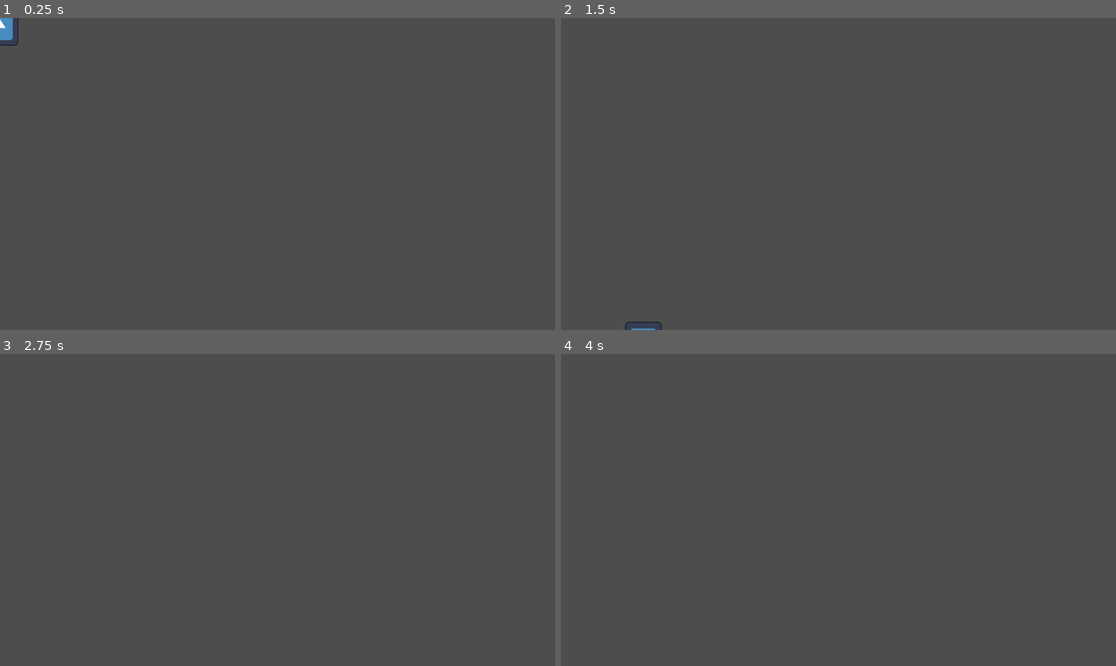
Above: before the commit, frames 1-4 (two rows, left to right).
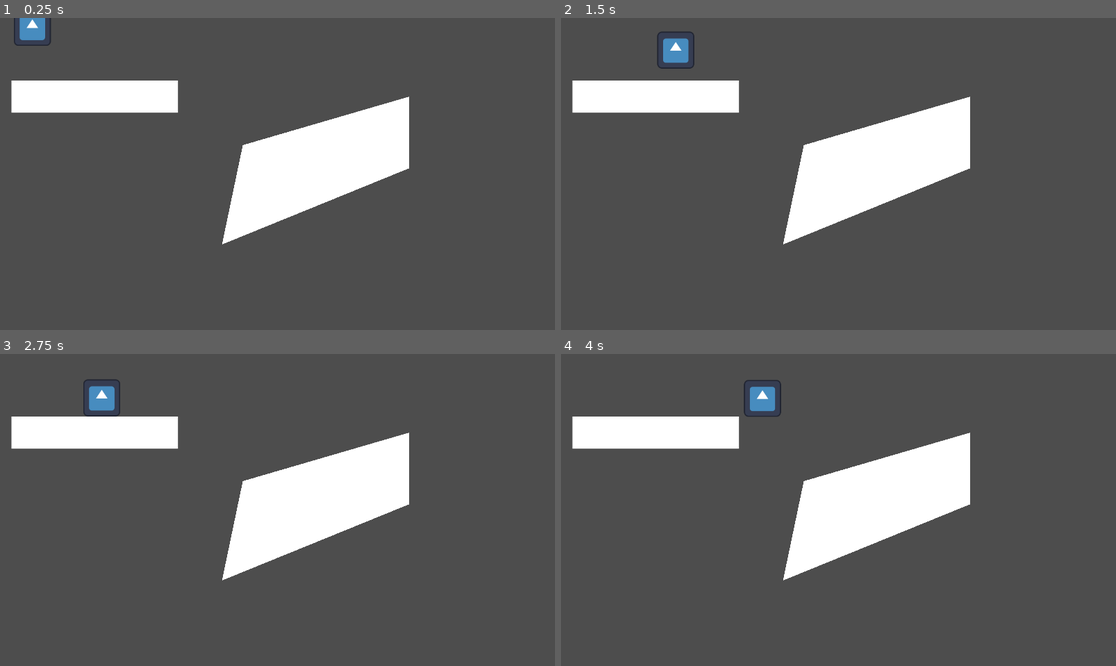
Above: after the commit, the same moments.

Repository: Dexterminator/godot4-template
Game: Godot game, scene res://scenes/test_scenes/test.tscn
Same seed, same stepped clock (60 frames per second), same inputs: the game is played once before the commit and once after it. The project has no main scene, so this scene is started directly. The engine's default icon, where the game draws it, is replaced by a stand-in: a white triangle on a blue panel in a dark square.
Inputs:
- Up to frame 1 (0.25 s): no input
- Up to frame 2 (1.5 s): tap Enter (ui_accept) at 0.5, 0.77 s; hold Right (ui_right) from 0.53 s (still down)
- Up to frame 3 (2.75 s): tap Enter (ui_accept) at 1.52 s; release Right (ui_right) at 2.03 s; hold Left (ui_left) from 2.03 s (still down)
- Up to frame 4 (4 s): release Left (ui_left) at 2.78 s; hold Right (ui_right) from 2.78 s (still down); tap Enter (ui_accept) at 3.02, 3.77 s

The runs differ from the first frame. In frame 1, 12% of the frame differs, in the area x 0-74%, y 0-73%; in frame 2, 12%; in frame 3, 12%; in frame 4, 12%.

Commit message:
Add wall polygon collision

Diff:
--- /dev/null
+++ b/environments/wall/wall.gd
@@ -0,0 +1,9 @@
+extends StaticBody2D
+
+@onready var polygon = $Polygon2D
+@onready var coll_polygon = $CollisionPolygon2D
+
+
+func _ready():
+	coll_polygon.polygon = polygon.polygon
+	coll_polygon.transform = polygon.transform
--- a/environments/wall/wall.tscn
+++ b/environments/wall/wall.tscn
@@ -1,3 +1,11 @@
-[gd_scene format=3 uid="uid://bpj7fskgwfvxb"]
+[gd_scene load_steps=2 format=3 uid="uid://bpj7fskgwfvxb"]
 
-[node name="Wall" type="Node2D"]
+[ext_resource type="Script" path="res://environments/wall/wall.gd" id="1_g4caf"]
+
+[node name="Wall" type="StaticBody2D"]
+collision_mask = 0
+script = ExtResource("1_g4caf")
+
+[node name="Polygon2D" type="Polygon2D" parent="."]
+
+[node name="CollisionPolygon2D" type="CollisionPolygon2D" parent="."]
--- a/scenes/test_scenes/test.tscn
+++ b/scenes/test_scenes/test.tscn
@@ -1,7 +1,26 @@
-[gd_scene load_steps=2 format=3 uid="uid://q0785d0vmqi1"]
+[gd_scene load_steps=3 format=3 uid="uid://q0785d0vmqi1"]
 
 [ext_resource type="PackedScene" uid="uid://ufk40ga6x70w" path="res://entities/player/player.tscn" id="1_2vdig"]
+[ext_resource type="PackedScene" uid="uid://bpj7fskgwfvxb" path="res://environments/wall/wall.tscn" id="2_s6s2h"]
 
 [node name="Test" type="Node2D"]
 
 [node name="Player" parent="." instance=ExtResource("1_2vdig")]
+position = Vector2(112, 0)
+collision_layer = 2
+
+[node name="Wall" parent="." instance=ExtResource("2_s6s2h")]
+
+[node name="Polygon2D" parent="Wall" index="0"]
+position = Vector2(192, 0)
+polygon = PackedVector2Array(-152, 328, 424, 328, 424, 216, -152, 216)
+
+[node name="Wall2" parent="." instance=ExtResource("2_s6s2h")]
+position = Vector2(704, 192)
+
+[node name="Polygon2D" parent="Wall2" index="0"]
+position = Vector2(288, 0)
+polygon = PackedVector2Array(-224, 592, 424, 328, 424, 216, 424, 80, -152, 248)
+
+[editable path="Wall"]
+[editable path="Wall2"]
